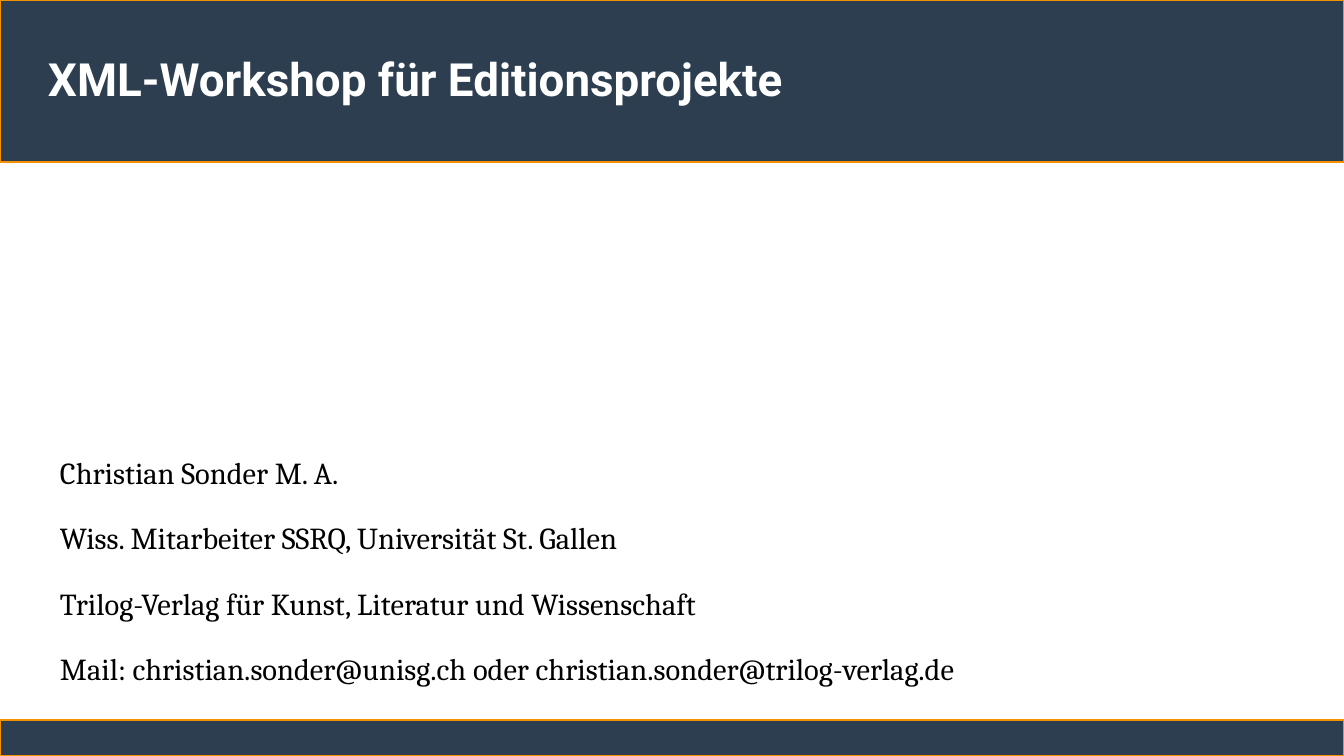
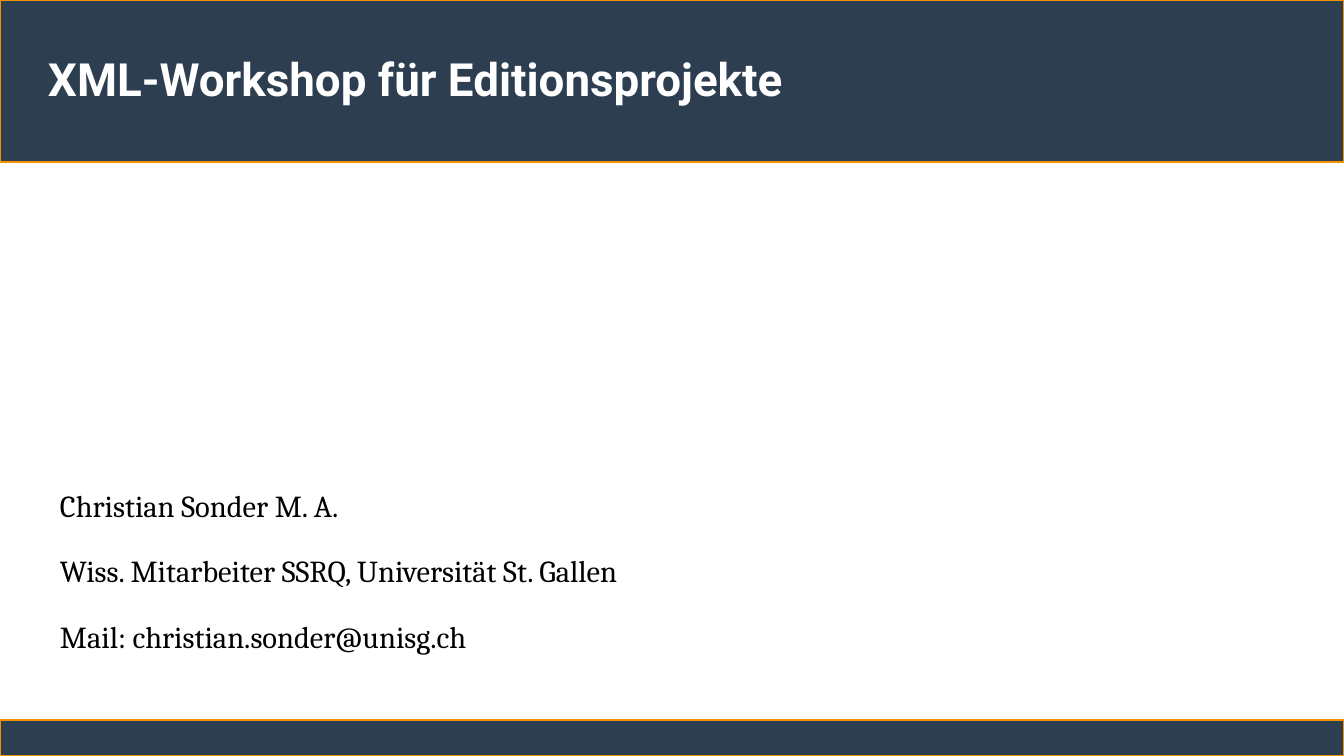
Before and after one commit to ChristianSonderUniSG/xml-kurs, a slide deck: slide 1 of sitzung_2/sitzung_2.odp. Drawn at 1344x756 pixels with LibreOffice and Linux fonts; fonts in the diff are those of the drawing. Boxes give left, top, right and bottom in pixels: in the first picture for what was removed or moved away, otherwise in the second. Text is boxed around its words. In the diff, an @@ line names an element or a change of style, - is before the commit and + after.

```diff
--- a/sitzung_2/sitzung_2.odp
+++ b/sitzung_2/sitzung_2.odp
@@ subtitle "Christian Sonder M. A.": place and size @@
-subtitle "Christian Sonder M. A." at (60, 463, 954, 687)
+subtitle "Christian Sonder M. A." at (60, 496, 617, 655)
@@ subtitle at (60, 627, 467, 655): text changed @@
-Trilog-Verlag für Kunst, Literatur und Wissenschaft
-Mail: christian.sonder@unisg.ch oder christian.sonder@trilog-verlag.de
+Mail: christian.sonder@unisg.ch
```
Also in this commit, not shown: 3 other files.
